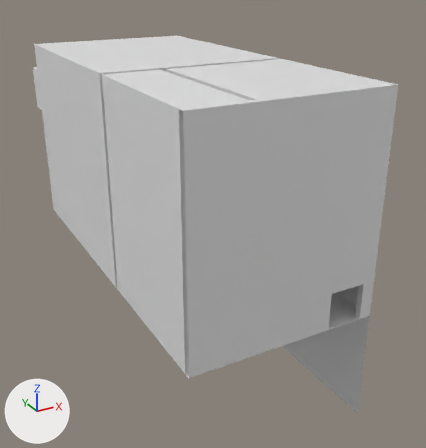
The Blender file Werehouse.blend: old version first, new version second.
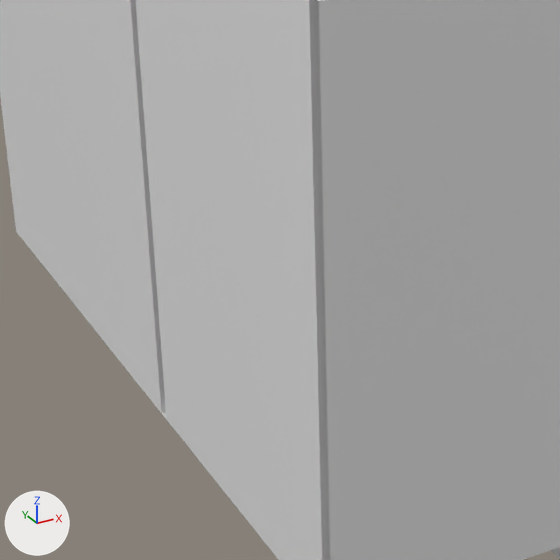
Each version is shown whole from a 50 mm lens placed at (-57.3, -62.2, 48.2), pointed at (-1.3, 39.5, -2.7), then close up on the part from 11% to 67% of the width and 25% to 78% of the height. Lighting does not change. The marker at lower left points along +X, +Y and +Z.

Before the edit, the objects in view are built like this:
```python
me_cube = bpy.data.meshes.new('Cube')
me_cube.from_pydata(...)  # 150 vertices, 114 faces; spans x -30.0..1.0, y -6.0..110.0, z -1.0..34.0
me_cube.materials.append(mat_material)  # white #e7e7e7
# before: 77 (-5.0, 60.0, 11.1), 80 (-2.0, 60.0, 11.1), 125 (-5.0, 47.0, 11.1), 126 (-2.0, 47.0, 11.1), 127 (-5.0, 60.0, 11.1)
# before: 128 (-2.0, 60.0, 11.1)
ob_rooms = bpy.data.objects.new('Rooms', me_cube)
ob_rooms.location = (0.0, 0.0, 0.0)
_m = ob_rooms.modifiers.new('Boolean', 'BOOLEAN')
_m.object = ob_cube
```
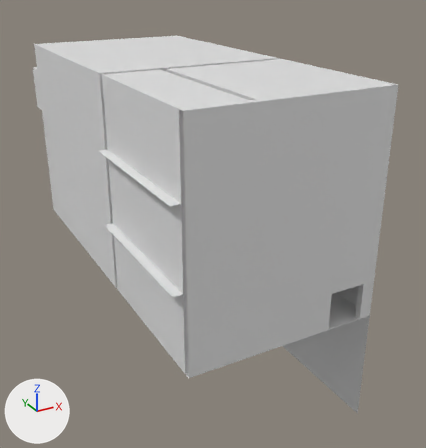
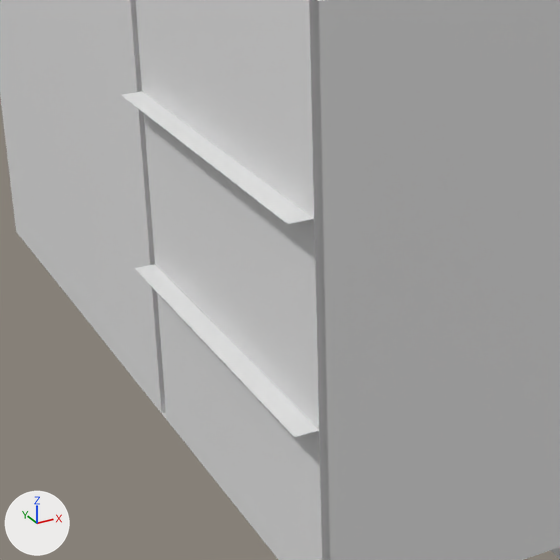
Where the change shows, as pixel boxes (x1, y1, x2, y2) in the close-ups (560 x 560 px):
part 2 of me_cube, built on
    after: (121, 92, 319, 437)

What the commit changed:
me_cube is used by ob_rooms; location (0.0, 0.0, 0.0).
Verts and faces of me_cube; kept vertices keep their numbers, new ones are numbered from 150.
me_cube had 150 vertices, 114 faces and spanned x -30.0..1.0, y -6.0..110.0, z -1.0..34.0.
me_cube now has 167 vertices, 110 faces and spans x -31.4..1.0, y -6.0..110.0, z -1.0..34.0.
me_cube part 1: the loose piece of 17 vertices spanning x -5.0, y 63.0..69.0, z 1.0..6.8 is deleted.
Part 2, on me_cube:
4 faces are deleted.
20 vertices are added at x -31.4..-20.0, y -5.0..20.0, z -0.8..29.1.
16 new vertices lie (0.0, 3.0, 0.0) away from vertices in x -21.0..-20.0, y -2.5..9.0, z -0.8..29.1.
10 new faces join them.
Part 3, on me_cube:
Vertices deleted: 127, 128 (with the faces that use them).
New faces: (77, 125, 126, 80).
